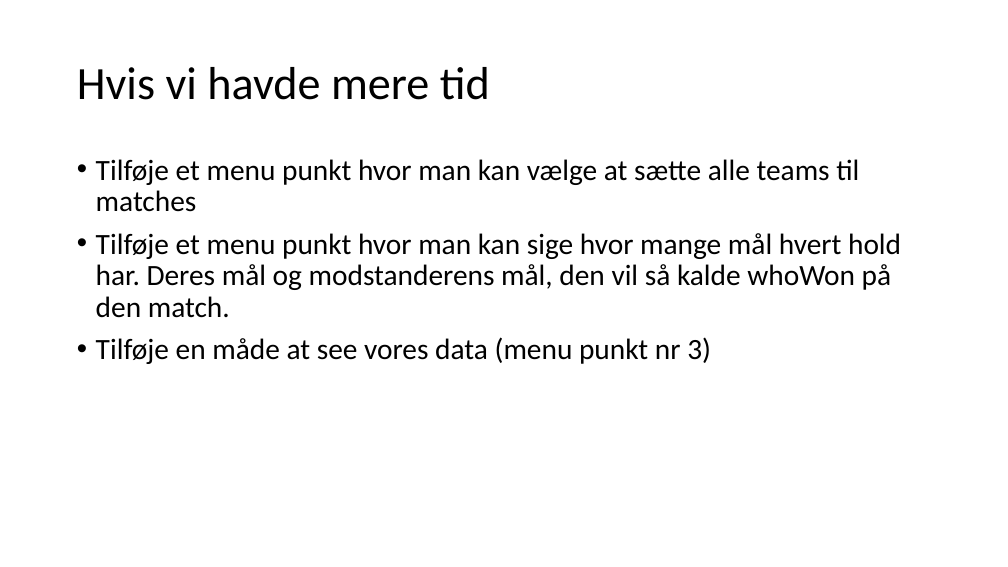
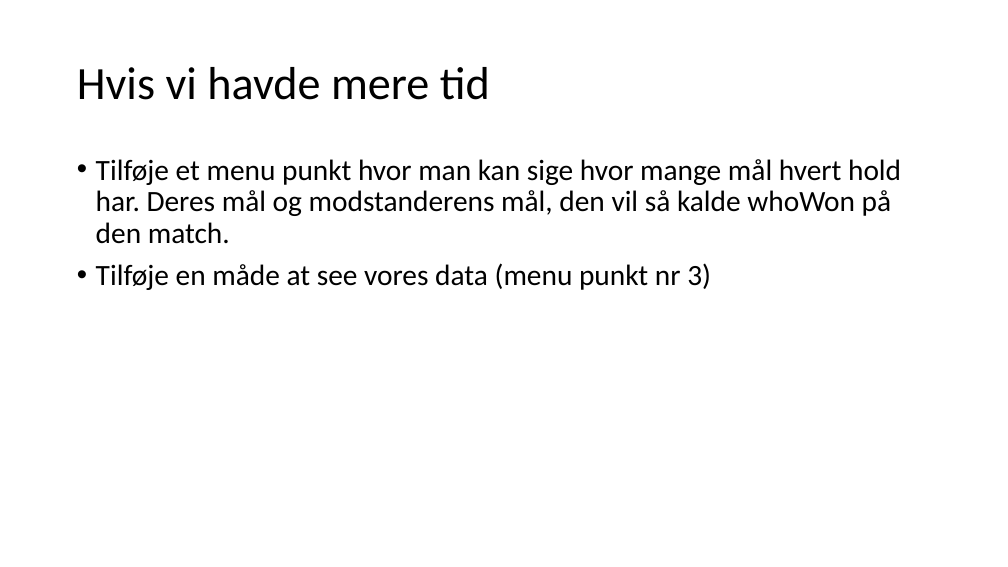
Before and after one commit to Inga-Helgadottir/AIR-SP3, a slide deck: slide 7 of Slides/SP3-pp.odp. Drawn at 1008x567 pixels with LibreOffice and Linux fonts; fonts in the diff are those of the drawing. Boxes give left, top, right and bottom in pixels: in the first picture for what was removed or moved away, otherwise in the second. Text is boxed around its words. In the diff, an @@ line names an element or a change of style, - is before the commit and + after.

```diff
--- a/Slides/SP3-pp.odp
+++ b/Slides/SP3-pp.odp
@@ text at box(96, 159, 859, 212): paragraph removed @@
-• Tilføje et menu punkt hvor man kan vælge at sætte alle teams til matches
```
